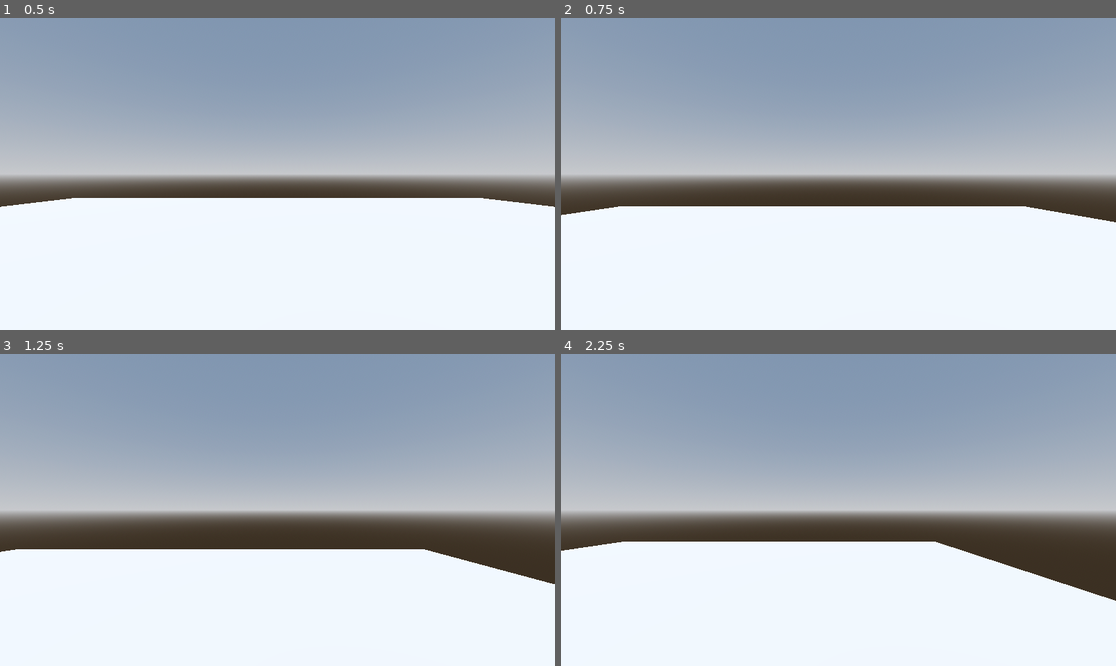
Above: before the commit, frames 1-4 (two rows, left to right).
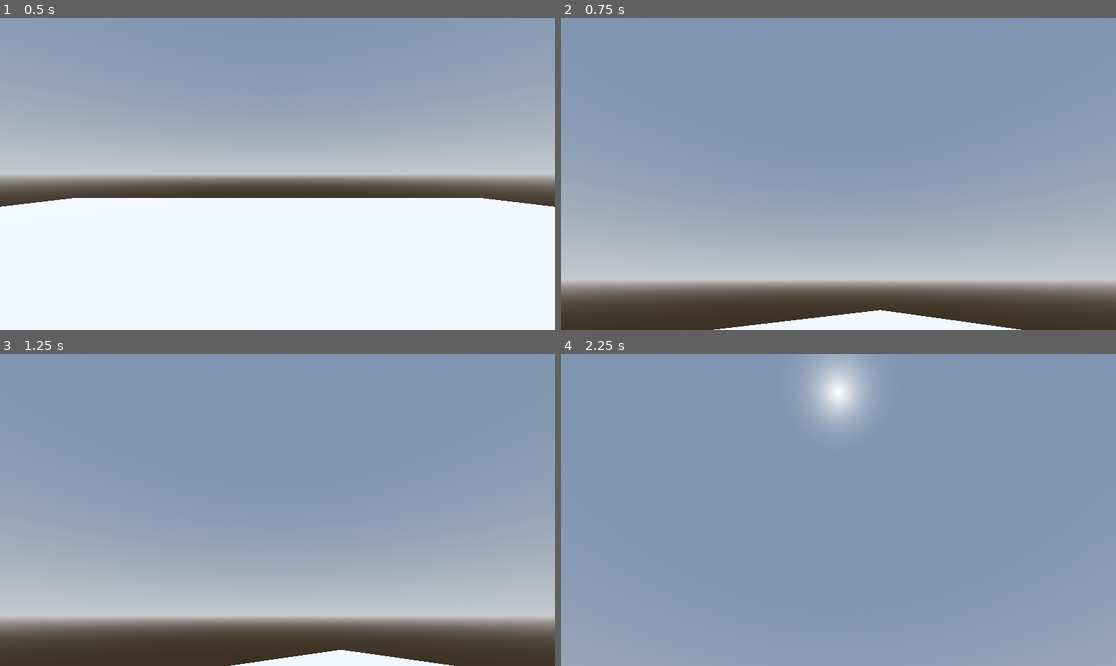
Above: after the commit, the same moments.

Repository: oudarya/murk
Game: Godot game, scene res://initial_setup_debug/debug_initial_level.tscn
The game is run twice, just before and just after one commit, with the same random seed, the same clock (stepped at 60 frames per second) and the same inputs. The project has no main scene, so this scene is started directly.
Inputs (mouse positions are in pixels of both pictures, inside the frame that each line leads up to):
- Up to frame 1 (0.5 s): no input
- Up to frame 2 (0.75 s): tap Enter at 0.5 s; move the mouse to (960, 158) at 0.52 s; hold D (right) from 0.53 s (still down); tap Space (jump) at 0.6 s
- Up to frame 3 (1.25 s): keep holding D (right); tap Space (jump) at 0.77, 1.07 s
- Up to frame 4 (2.25 s): move the mouse to (727, 525) at 1.27 s; release D (right) at 1.28 s; hold S (backward) 1.28-2.03 s; tap Space (jump) at 1.35, 1.52, 1.82, 2.1 s; move the mouse to (894, 441) at 2.02 s; hold D (right) from 2.03 s (still down)

Frame 1 is identical in both runs. In frame 2, 67% of the frame differs, in the area x 0-100%, y 26-100%; in frame 3, 68%; in frame 4, 74%, in the area x 0-100%, y 0-100%.

Commit message:
player basic camera movement implemented

Diff:
--- a/initial_setup_debug/debug_initial_level.tscn
+++ b/initial_setup_debug/debug_initial_level.tscn
@@ -47,4 +47,4 @@
 [node name="head" type="Node3D" parent="player_fp"]
 transform = Transform3D(1, 0, 0, 0, 1, 0, 0, 0, 1, 0, 1.5, 0)
 
-[node name="Camera3D" type="Camera3D" parent="player_fp/head"]
+[node name="player_camera" type="Camera3D" parent="player_fp/head"]
--- a/initial_setup_debug/player_fp.gd
+++ b/initial_setup_debug/player_fp.gd
@@ -1,10 +1,22 @@
 extends CharacterBody3D
 
 
-var speed = 5.0
-var jump_velocity = 4.5
-var gravity = 9.8
+var speed : float = 5.0
+var jump_velocity : float = 4.5
+var gravity : float = 9.8
+var mouse_sensitivity : float = 0.015
 
+@onready var head : Node3D = $head
+@onready var player_camera : Camera3D = $head/player_camera
+
+func _ready():
+	Input.set_mouse_mode(Input.MOUSE_MODE_CAPTURED)
+
+func _unhandled_input(event):
+	if event is InputEventMouseMotion:
+		head.rotate_y(-event.relative.x * mouse_sensitivity)
+		player_camera.rotate_x(-event.relative.y * mouse_sensitivity)
+		player_camera.rotation.x = clamp(player_camera.rotation.x, deg_to_rad(-40), deg_to_rad(60))
 
 func _physics_process(delta):
 	# Add the gravity.
@@ -23,7 +35,7 @@
 		velocity.x = direction.x * speed
 		velocity.z = direction.z * speed
 	else:
-		velocity.x = move_toward(velocity.x, 0, speed)
-		velocity.z = move_toward(velocity.z, 0, speed)
+		velocity.x = 0.0
+		velocity.z = 0.0
 
 	move_and_slide()
